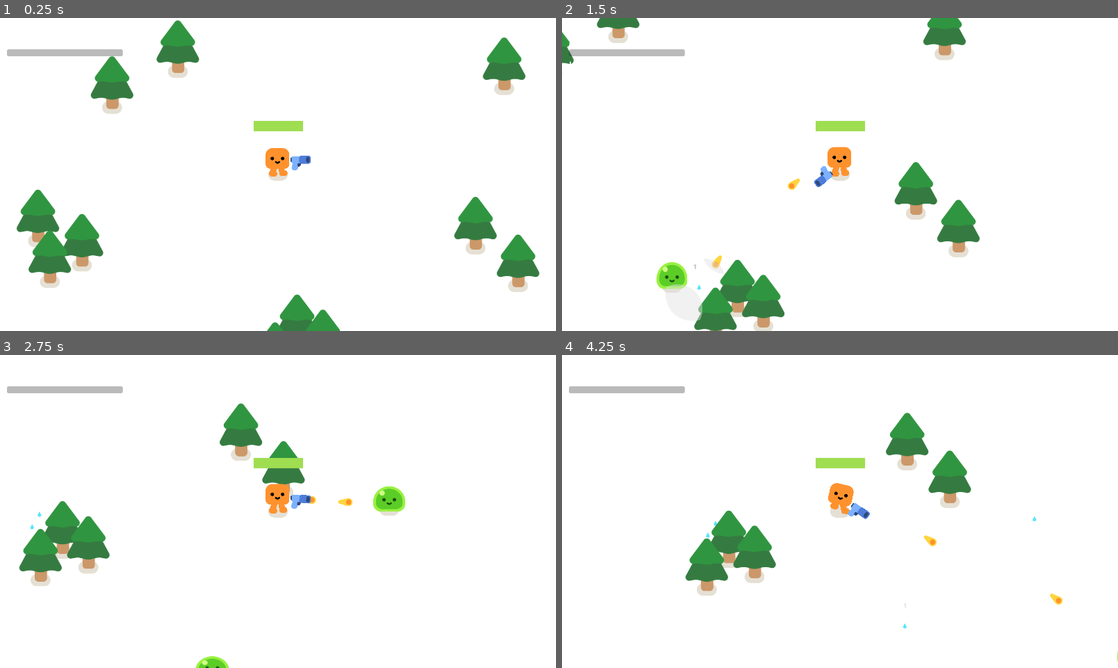
Above: before the commit, frames 1-4 (two rows, left to right).
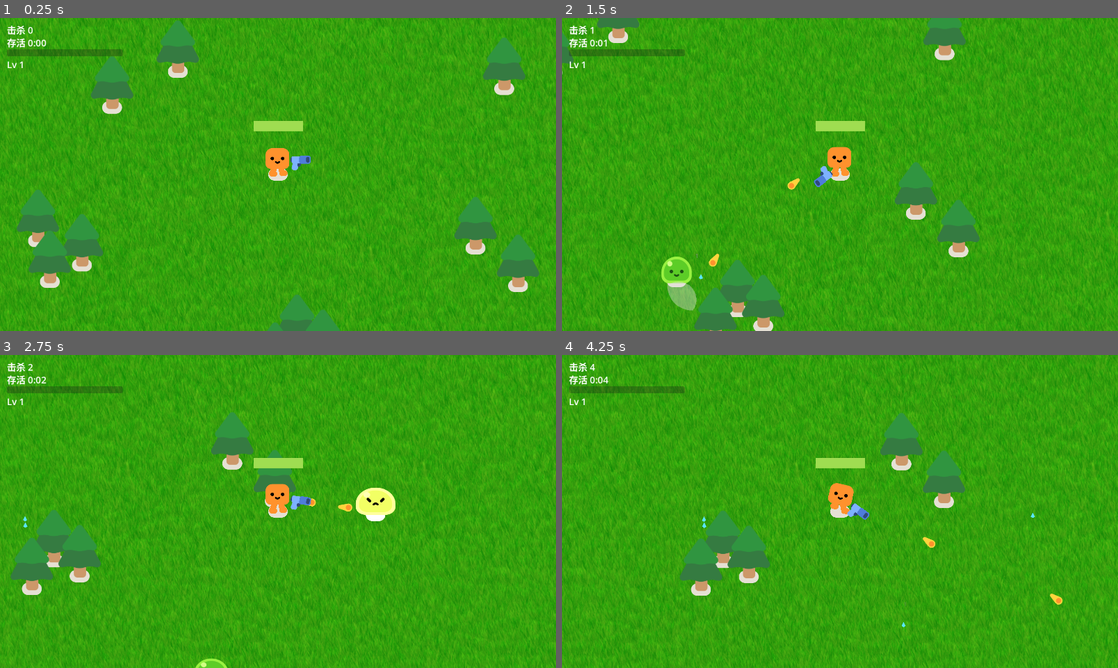
Above: after the commit, the same moments.

Repository: dkvkvk/my-survivors
Game: Godot game, scene res://survivors_game.tscn
Same seed, same stepped clock (60 frames per second), same inputs: the game is played once before the commit and once after it.
Inputs:
- Up to frame 1 (0.25 s): no input
- Up to frame 2 (1.5 s): tap Enter at 0.5 s; hold D (move_right) 0.53-1.28 s; tap R at 0.6, 1.35 s; hold S (move_down) from 1.28 s (still down)
- Up to frame 3 (2.75 s): release S (move_down) at 2.03 s; hold D (move_right) from 2.03 s (still down); tap R at 2.1 s
- Up to frame 4 (4.25 s): release D (move_right) at 2.78 s; hold W (move_up) 2.78-3.53 s; tap R at 2.85, 3.6 s; hold A (move_left) from 3.53 s (still down)

The runs differ from the first frame. In frame 1, 92% of the frame differs, in the area x 0-100%, y 0-100%; in frame 2, 94%; in frame 3, 98%; in frame 4, 96%.

Commit message:
U4 敌人变体与波次 + 无敌 bug 修复 + 卡通草地背景
- [修复] 升伤害卡后旧目标无敌：health == 0 改为 <= 0（溢出伤害不再漏判死亡）
- [背景] CC0 无缝草地（OpenGameArt），放大 2 倍铺无限地面，按贴图
  整数倍跟随玩家保证无缝
- [U4] 四种敌人变体（balance.gd MOB_VARIANTS 数据驱动）：
  史莱姆/快速runner(1血高速)/坦克(8血大体型1.5倍接触)/精英(20血2.5倍接触15经验)
- [U4] 波次表 WAVES：按时间切换怪物组合与刷怪密度（5 档到 240 秒）
- 接触伤害按变体倍率结算；大额经验宝石更大只
- 150 秒自动化验证：波次按表推进、击杀曲线健康、0 报错

Diff:
--- a/balance.gd
+++ b/balance.gd
@@ -8,20 +8,51 @@
 const PLAYER_MAX_HEALTH := 100.0
 const PLAYER_DAMAGE_RATE := 6.0  # 每个重叠敌人每秒掉的血
 
-# 敌人
-const MOB_MIN_SPEED := 200.0
-const MOB_MAX_SPEED := 300.0
-const MOB_HEALTH := 2
+# 敌人变体（U4）：血量/速度区间/体型/色调/经验/接触伤害倍率
+const MOB_VARIANTS := {
+	"slime": {"hp": 2, "speed": [200.0, 300.0], "scale": 1.0, "color": Color(1, 1, 1), "xp": 1, "contact": 1.0},
+	"runner": {"hp": 1, "speed": [380.0, 460.0], "scale": 0.8, "color": Color(1.45, 1.25, 0.6), "xp": 1, "contact": 1.0},
+	"tank": {"hp": 8, "speed": [110.0, 150.0], "scale": 1.7, "color": Color(0.75, 0.95, 0.75), "xp": 5, "contact": 1.5},
+	"elite": {"hp": 20, "speed": [240.0, 280.0], "scale": 2.1, "color": Color(1.5, 0.6, 0.6), "xp": 15, "contact": 2.5},
+}
+
+# 波次表：t=生效时间（秒），spawn=刷怪间隔，weights=各变体出现权重
+const WAVES := [
+	{"t": 0.0, "spawn": 0.85, "weights": {"slime": 1.0}},
+	{"t": 45.0, "spawn": 0.65, "weights": {"slime": 0.75, "runner": 0.25}},
+	{"t": 100.0, "spawn": 0.5, "weights": {"slime": 0.55, "runner": 0.3, "tank": 0.15}},
+	{"t": 160.0, "spawn": 0.4, "weights": {"slime": 0.35, "runner": 0.35, "tank": 0.2, "elite": 0.1}},
+	{"t": 240.0, "spawn": 0.32, "weights": {"slime": 0.25, "runner": 0.35, "tank": 0.25, "elite": 0.15}},
+]
+
+
+## 取存活时间对应的当前波次配置
+static func current_wave(run_time: float) -> Dictionary:
+	var wave: Dictionary = WAVES[0]
+	for w in WAVES:
+		if run_time >= w["t"]:
+			wave = w
+	return wave
+
+
+## 按波次权重随机挑一个变体名
+static func pick_variant(wave: Dictionary) -> String:
+	var total := 0.0
+	for k in wave["weights"]:
+		total += wave["weights"][k]
+	var r := randf() * total
+	for k in wave["weights"]:
+		r -= wave["weights"][k]
+		if r <= 0.0:
+			return k
+	return "slime"
 
 # 子弹
 const BULLET_SPEED := 1000.0
 const BULLET_RANGE := 1200.0
 
-# 武器（场景里 Timer 的 wait_time 会在 _ready 时被这些值覆盖）
+# 武器（场景里 Timer 的 wait_time 会在 _ready 时被这些值覆盖；刷怪间隔由波次表驱动）
 const GUN_FIRE_INTERVAL := 0.32
-const SPAWN_INTERVAL_START := 0.85  # 开局刷怪间隔（轻松）
-const SPAWN_INTERVAL_MIN := 0.35    # 3 分钟后的最快刷怪间隔
-const SPAWN_RAMP_TIME := 180.0     # 从开局到最难所用的秒数
 
 # 经验与成长（U3）
 const GEM_VALUE := 1
@@ -34,10 +65,3 @@
 ## 中期稳步上涨，11 级后封顶稳定在 25。
 static func xp_for_level(level: int) -> int:
 	return int(minf(3.0 + level * 2.0, 25.0))
-
-
-## 刷怪间隔随时间从 SPAWN_INTERVAL_START 渐进降到 SPAWN_INTERVAL_MIN，
-## 让难度平滑上升而不是开局就全速刷怪。
-static func spawn_interval(run_time: float) -> float:
-	var t := clampf(run_time / SPAWN_RAMP_TIME, 0.0, 1.0)
-	return lerpf(SPAWN_INTERVAL_START, SPAWN_INTERVAL_MIN, t)
--- a/game.gd
+++ b/game.gd
@@ -2,6 +2,7 @@
 
 var kill_count := 0
 var run_time := 0.0
+var current_wave: Dictionary = Balance.WAVES[0]
 
 @onready var player = $Player
 
@@ -16,25 +17,29 @@
 	%XPBar.max_value = player.xp_to_next
 	%XPBar.value = player.xp
 	%LevelLabel.text = "Lv %d" % player.level
+	# 无限草地：地面按贴图尺寸的整数倍跟随玩家，花纹无缝衔接
+	$Ground.global_position = player.global_position.snapped(Vector2(1024, 1024))
 
 
 func spawn_mob():
 	%PathFollow2D.progress_ratio = randf()
 	var new_mob = preload("res://mob.tscn").instantiate()
 	new_mob.global_position = %PathFollow2D.global_position
+	add_child(new_mob)
+	new_mob.setup(Balance.pick_variant(current_wave))
 	new_mob.died.connect(_on_mob_died)
-	add_child(new_mob)
+
+
+func _on_timer_timeout():
+	spawn_mob()
+	# 每次刷怪后按存活时间刷新波次（难度与怪物组合）
+	current_wave = Balance.current_wave(run_time)
+	$Timer.wait_time = current_wave["spawn"]
 
 
 func _on_mob_died():
 	kill_count += 1
 	%KillLabel.text = "击杀 %d" % kill_count
-
-
-func _on_timer_timeout():
-	spawn_mob()
-	# 每次刷怪后按存活时间调整下一次间隔（难度曲线）
-	$Timer.wait_time = Balance.spawn_interval(run_time)
 
 
 func _on_player_leveled_up():
--- a/mob.gd
+++ b/mob.gd
@@ -2,9 +2,11 @@
 
 signal died
 
-
-var speed = randf_range(Balance.MOB_MIN_SPEED, Balance.MOB_MAX_SPEED)
-var health = Balance.MOB_HEALTH
+var variant := "slime"
+var speed := 250.0
+var health := 2
+var xp_value := 1
+var contact_damage := 1.0  # 玩家受击倍率，见 player.gd
 # 每只怪锁定玩家周围一个随机偏移点 + 随机停止距离，
 # 让怪物围成松散的一圈而不是叠进玩家坐标（软分离，不开物理互撞）
 var attack_range := randf_range(26.0, 48.0)
@@ -15,6 +17,18 @@
 
 func _ready():
 	%Slime.play_walk()
+
+
+## 按变体名应用属性（数值定义在 balance.gd 的 MOB_VARIANTS）
+func setup(variant_name: String) -> void:
+	variant = variant_name
+	var def: Dictionary = Balance.MOB_VARIANTS[variant_name]
+	health = def["hp"]
+	speed = randf_range(def["speed"][0], def["speed"][1])
+	xp_value = def["xp"]
+	contact_damage = def["contact"]
+	scale = Vector2.ONE * def["scale"]
+	%Slime.modulate = def["color"]
 
 
 func _physics_process(_delta):
@@ -40,7 +54,8 @@
 	Juice.damage_number(get_parent(), global_position + Vector2(0, -48), amount)
 	health -= amount
 
-	if health == 0:
+	# 注意用 <=：升伤害卡后可能一枪从 1 血打到 -1，用 == 判断会永远杀不死
+	if health <= 0:
 		died.emit()
 		Audio.play("res://sounds/enemy-die.wav", true, randf_range(0.9, 1.1), 0.15)
 		Juice.shake(player.get_node("Camera2D"), 0.35)
@@ -55,5 +70,8 @@
 
 func drop_xp_gem():
 	var gem = preload("res://xp_gem.tscn").instantiate()
+	gem.value = xp_value
+	if xp_value >= 5:
+		gem.scale = Vector2(1.3, 1.3)  # 大额经验宝石更大只
 	get_parent().add_child(gem)
 	gem.global_position = global_position
--- a/player.gd
+++ b/player.gd
@@ -36,10 +36,14 @@
 	else:
 		%HappyBoo.play_idle_animation()
 
-	# Taking damage
+	# Taking damage（不同怪物的接触伤害倍率不同，见 balance.gd 的 MOB_VARIANTS）
 	var overlapping_mobs = %HurtBox.get_overlapping_bodies()
 	if overlapping_mobs:
-		health -= Balance.PLAYER_DAMAGE_RATE * overlapping_mobs.size() * delta
+		var contact_total := 0.0
+		for mob in overlapping_mobs:
+			if "contact_damage" in mob:
+				contact_total += mob.contact_damage
+		health -= Balance.PLAYER_DAMAGE_RATE * contact_total * delta
 		%HealthBar.value = health
 		if hurt_sound_cooldown <= 0.0:
 			Audio.play("res://sounds/hurt.wav", false, 1.0, 0.35)
--- a/survivors_game.tscn
+++ b/survivors_game.tscn
@@ -5,6 +5,7 @@
 [ext_resource type="PackedScene" uid="uid://c2qg1nuvfnd4q" path="res://trees/pine_tree.tscn" id="3_6h7ij"]
 [ext_resource type="Script" path="res://game_over.gd" id="4_gameover"]
 [ext_resource type="Script" path="res://level_up_ui.gd" id="5_levelup"]
+[ext_resource type="Texture2D" path="res://backgrounds/grass-ground.png" id="6_grass"]
 
 [sub_resource type="Curve2D" id="Curve2D_cp6e5"]
 _data = {
@@ -15,6 +16,14 @@
 [node name="Game" type="Node2D" unique_id=327747119]
 y_sort_enabled = true
 script = ExtResource("1_qclsr")
+
+[node name="Ground" type="Sprite2D" parent="." unique_id=880031715]
+z_index = -100
+scale = Vector2(2, 2)
+texture_repeat = 2
+region_enabled = true
+region_rect = Rect2(0, 0, 16384, 16384)
+texture = ExtResource("6_grass")
 
 [node name="Timer" type="Timer" parent="." unique_id=173639759]
 wait_time = 0.3
Binary file added: backgrounds/grass-ground.png
Not shown, added: backgrounds/grass-ground.png.import
Not shown, changed: NOTICE.md
